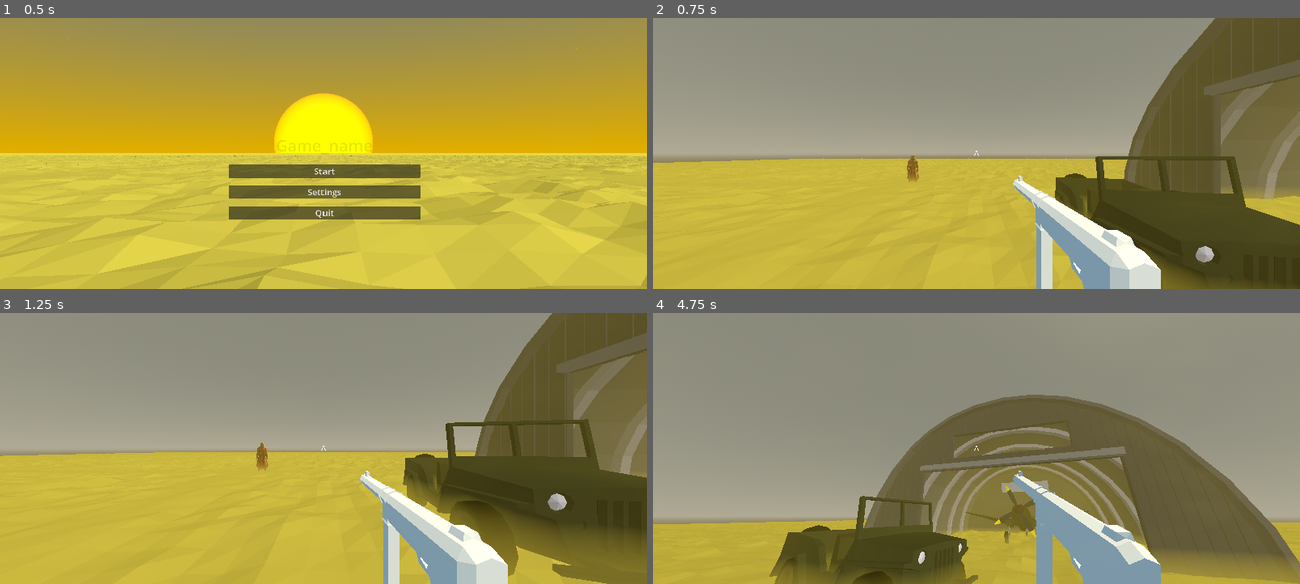
Above: before the commit, frames 1-4 (two rows, left to right).
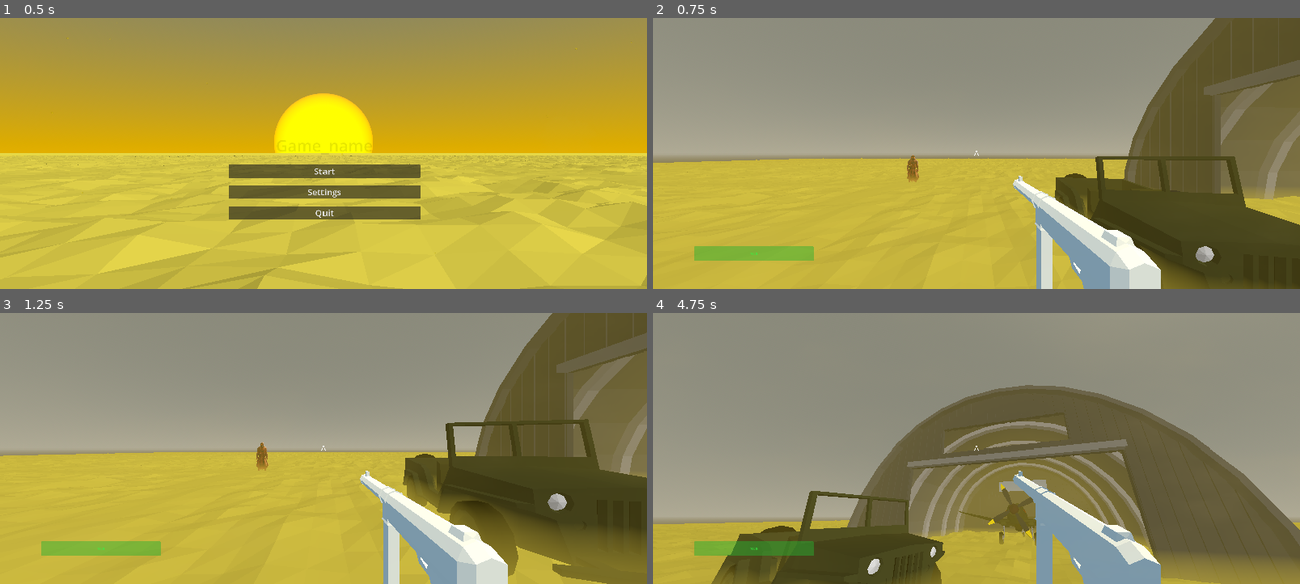
Above: after the commit, the same moments.

Repository: dinazaber/Desolate-Delivery
Game: Godot game, scene res://Scenes/MainMenu.tscn
Same seed, same stepped clock (60 frames per second), same inputs: the game is played once before the commit and once after it.
Inputs (mouse positions are in pixels of both pictures, inside the frame that each line leads up to):
- Up to frame 1 (0.5 s): no input
- Up to frame 2 (0.75 s): click "Start" at 0.5 s
- Up to frame 3 (1.25 s): no input
- Up to frame 4 (4.75 s): tap Enter at 1.25 s; move the mouse to (1118, 434) at 1.27 s; tap A (A) at 1.35, 3.05, 3.6 s; click (1118, 434) at 1.42 s; tap D (D) at 1.55, 2.1, 3.8 s; tap Space (Space) at 2 s; move the mouse to (944, 448) at 2.02 s; tap S (S) at 2.3, 2.85, 4.55 s; move the mouse to (989, 443) at 2.77 s; move the mouse to (970, 453) at 3.52 s; move the mouse to (1021, 451) at 4.27 s; tap Ctrl (Ctrl) at 4.35 s

Frame 1 is identical in both runs. In frame 2, 1.0% of the frame differs, in the area x 6-25%, y 84-90%; in frame 3, 1.0%; in frame 4, 14%, in the area x 4-100%, y 26-100%.

Commit message:
healthbar + enemy attack fix
ADDITIONS:
> yay visual health indicator

CHANGES:
> now an attack is being processed once the animation is finished (instead of stated)

Diff:
--- a/Scenes/Player.tscn
+++ b/Scenes/Player.tscn
@@ -125,11 +125,9 @@
 [node name="HUD" type="Control" parent="." unique_id=1465815130]
 layout_direction = 4
 layout_mode = 3
-anchors_preset = 8
-anchor_left = 0.5
-anchor_top = 0.5
-anchor_right = 0.5
-anchor_bottom = 0.5
+anchors_preset = 15
+anchor_right = 1.0
+anchor_bottom = 1.0
 grow_horizontal = 2
 grow_vertical = 2
 mouse_filter = 2
@@ -151,6 +149,24 @@
 grow_vertical = 2
 texture = ExtResource("5_5ixxa")
 
+[node name="HealthBar" type="ProgressBar" parent="HUD" unique_id=2128502011]
+modulate = Color(0.46666667, 1, 0.5254902, 1)
+self_modulate = Color(0.46666667, 1, 0.5254902, 0.78431374)
+layout_mode = 1
+anchors_preset = 12
+anchor_top = 1.0
+anchor_right = 1.0
+anchor_bottom = 1.0
+offset_left = 218.0
+offset_top = -227.0
+offset_right = -2583.0
+offset_bottom = -151.0
+grow_horizontal = 2
+grow_vertical = 0
+value = 100.0
+allow_greater = true
+allow_lesser = true
+
 [connection signal="timeout" from="DashTimer" to="." method="DashTimerTimeOut"]
 [connection signal="timeout" from="SuperTimer" to="." method="SuperTimerTimeOut"]
 [connection signal="pressed" from="PauseMenu/PauseMenu/MarginContainer/VBoxContainer/Resume" to="PauseMenu" method="_on_resume_pressed"]
--- a/Scripts/Enemy.gd
+++ b/Scripts/Enemy.gd
@@ -4,7 +4,7 @@
 enum State { IDLE, CHASE, ATTACK }
 var current_state = State.IDLE
 
-@export var speed = 4.0
+@export var speed = 3.5
 @export var attack_distance = 2 # Short distance for sword
 @export var detection_range = 15
 @export var enemy_damage = 30
@@ -98,27 +98,27 @@
 
 	# Decide: Player forever-napping or keep attaking?
 	if !player.dead and !isInAttack:
+		isInAttack = true
 		sprite.play("Attack1")
 		attack()
-		isInAttack = true
-		print(player.player_health)
+
+	await sprite.animation_finished
+
+	isInAttack = false
 
 	# Decide: Chase again or keep attacking?
 	if player.dead == true:
 		current_state = State.IDLE
 
-	await sprite.animation_finished
-
 	if global_position.distance_to(player.global_position) > attack_distance:
 		current_state = State.CHASE
-
-	isInAttack = false
 
 
 func process_dead_state(): # gotta make death anim   Zzzzz
 	pass
 
 func attack():
+	await sprite.animation_finished
 	if sword_ray.is_colliding():
 		#var pos = smg_ray.get_collision_point()
 		#var normal = smg_ray.get_collision_normal()
--- a/Scripts/Player.gd
+++ b/Scripts/Player.gd
@@ -6,6 +6,7 @@
 const headAmp = 0.08
 var headTime = 0.0
 @onready var camDefHeight = $PlayerCamera.position.y
+@onready var healthBar = $HUD/HealthBar
 @export var screenEffect: ColorRect
 
 var speed = 0
@@ -25,7 +26,8 @@
 var currentInput = Vector2()
 
 #player stats
-@export var player_health = 100
+const PLAYER_MAX_HEALTH = 100
+@export var player_health = PLAYER_MAX_HEALTH
 @export var walk_speed = 4
 @export var run_speed = 8
 @export var dash_speed = 25
@@ -95,6 +97,9 @@
 	var dot = forward.dot(horizontal_forward)
 	var factor = clamp(dot, 0.0, 1.0)
 	screenEffect.material.set("shader_parameter/look_angle_factor", factor)
+
+func _ready() -> void:
+	healthBar.max_value = PLAYER_MAX_HEALTH
 
 func _input(event):
 	#if event is InputEventMouseButton:
@@ -115,8 +120,6 @@
 
 
 
-
-
 func _physics_process(delta):
 
 	if screenEffect!=null: updateScreenEffect()
@@ -173,8 +176,8 @@
 	#Basic movement & dash
 	if is_on_floor(): # grounded speed
 		if direction:
-			velocity.x = lerp(velocity.x, direction.x * speed, delta * 20.0)
-			velocity.z = lerp(velocity.z, direction.z * speed, delta * 20.0)
+			velocity.x = move_toward(velocity.x, direction.x * speed, delta * 20.0)
+			velocity.z = move_toward(velocity.z, direction.z * speed, delta * 20.0)
 			if Input.is_action_just_pressed("Ctrl") and canDash:
 				$DashTimer.start()
 				dash = true
@@ -196,6 +199,7 @@
 		velocity.x = lerp(velocity.x, direction.x * speed, delta * 1.5)
 		velocity.z = lerp(velocity.z, direction.z * speed, delta * 1.5)
 
+	handle_healthBar(delta)
 	move_and_slide()
 
 func get_cam_forward_direction() -> Vector3:
@@ -249,7 +253,12 @@
 			body.get_pounded(slam_damage)
 
 func checkLifeLine():
+	print(player_health)
 	if player_health <= 0 and dead == false:
 		print("u ded lol")
 		dead = true
 		#get_tree().quit()
+
+func handle_healthBar(delta):
+	var health_dif = healthBar.value - player_health
+	healthBar.value = move_toward(healthBar.value, player_health, health_dif/5)
